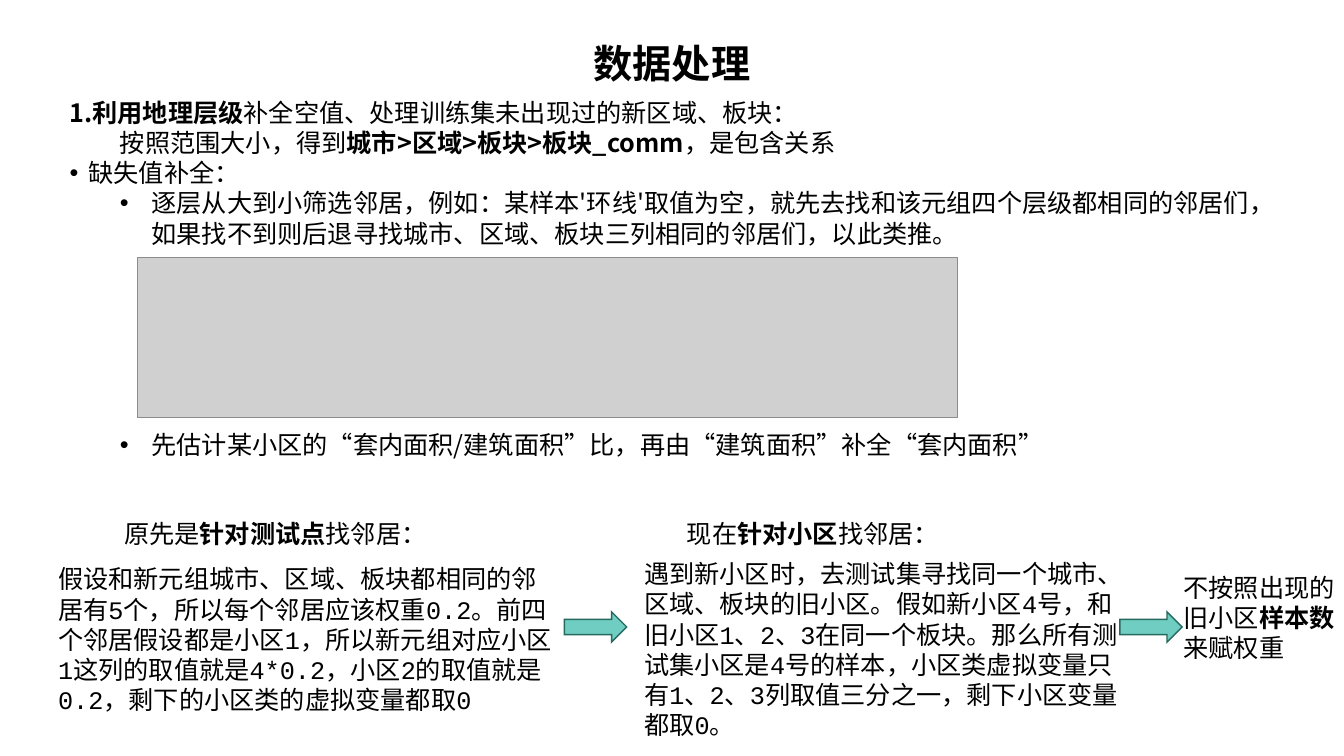
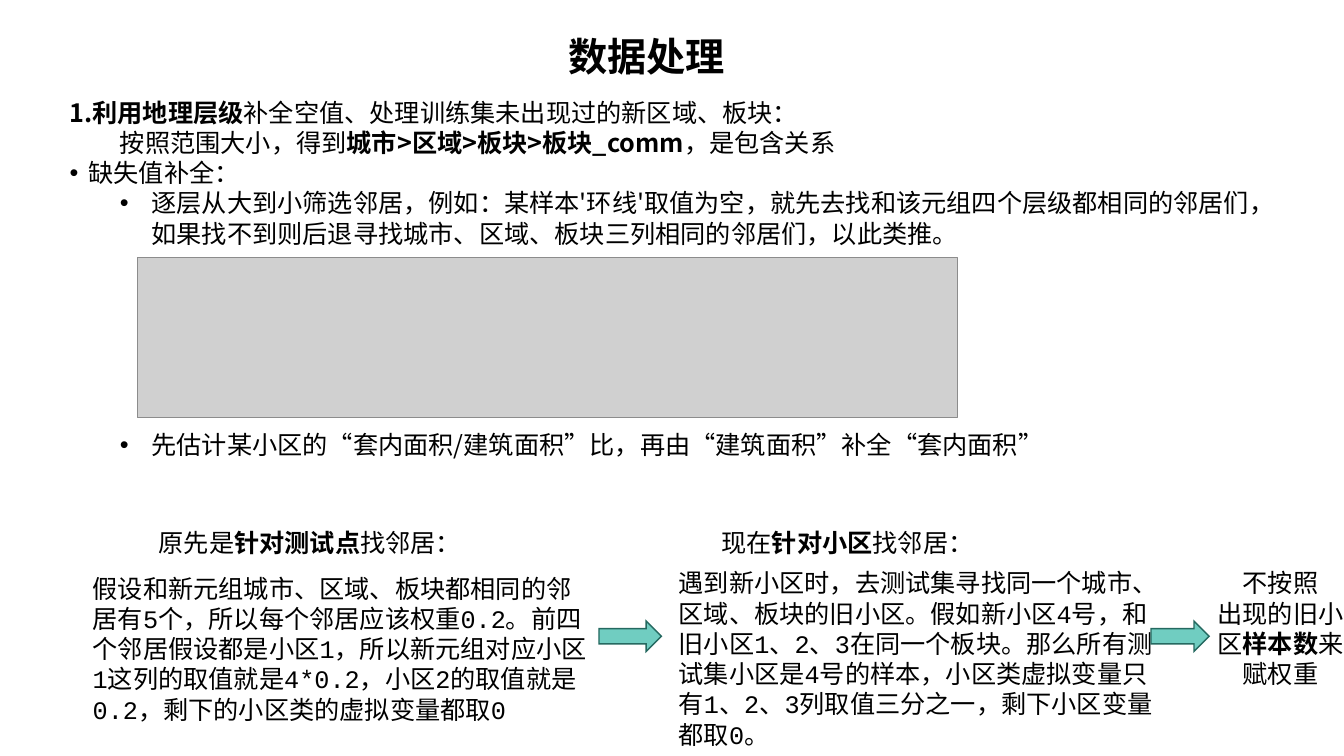
Before and after one commit to HongmingLiang/Quant_RUC_2025_Spring, a slide deck: slide 2 of Homework/finance/2023200073/pythonFINAL .pptx. Drawn at 1344x756 pixels with LibreOffice and Linux fonts; fonts in the diff are those of the drawing; grey boxes stand for pictures; background and template pictures are left out. Boxes give left, top, right and bottom in pixels: in the first picture for what was removed or moved away, otherwise in the second. Text is boxed around its words. In the diff, an @@ line names an element or a change of style, - is before the commit and + after.

```diff
--- a/Homework/finance/2023200073/pythonFINAL .pptx
+++ b/Homework/finance/2023200073/pythonFINAL .pptx
@@ text "数据处理" moved from (x1=594, y1=44, x2=751, y2=82) to (x1=568, y1=37, x2=725, y2=75) @@
@@ text at (x1=1217, y1=570, x2=1343, y2=685): text changed @@
-不按照出现的旧小区样本数来赋权重
+不按照
+出现的旧小区样本数来赋权重
@@ 4 texts, 1 right arrow moved together from (x1=58, y1=521, x2=1123, y2=736) to (x1=93, y1=530, x2=1158, y2=746) @@
@@ right arrow resized from (x1=1120, y1=612, x2=1183, y2=642) to (x1=1151, y1=621, x2=1210, y2=651) @@
```
Also in this commit, not shown: 2 other slides changed.
